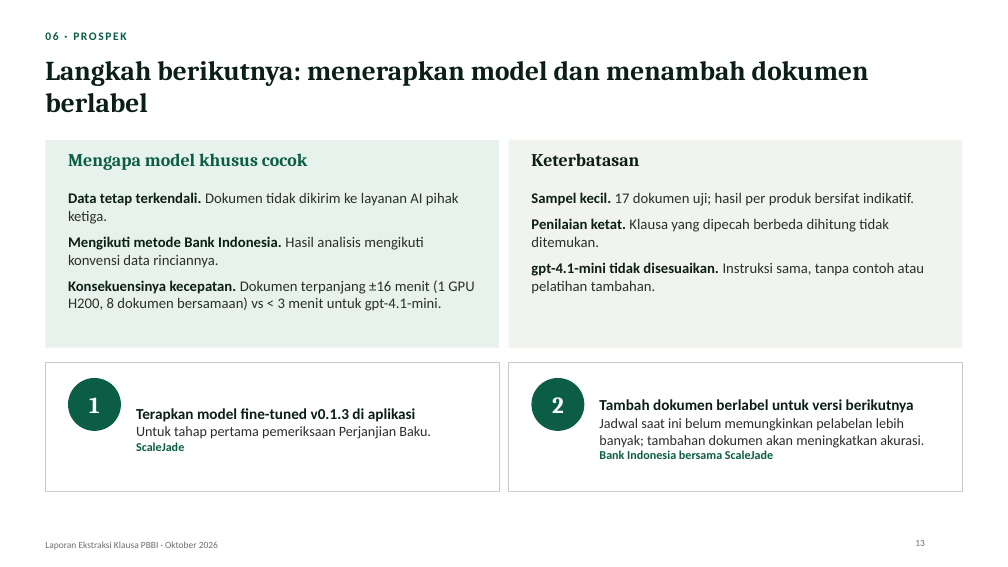
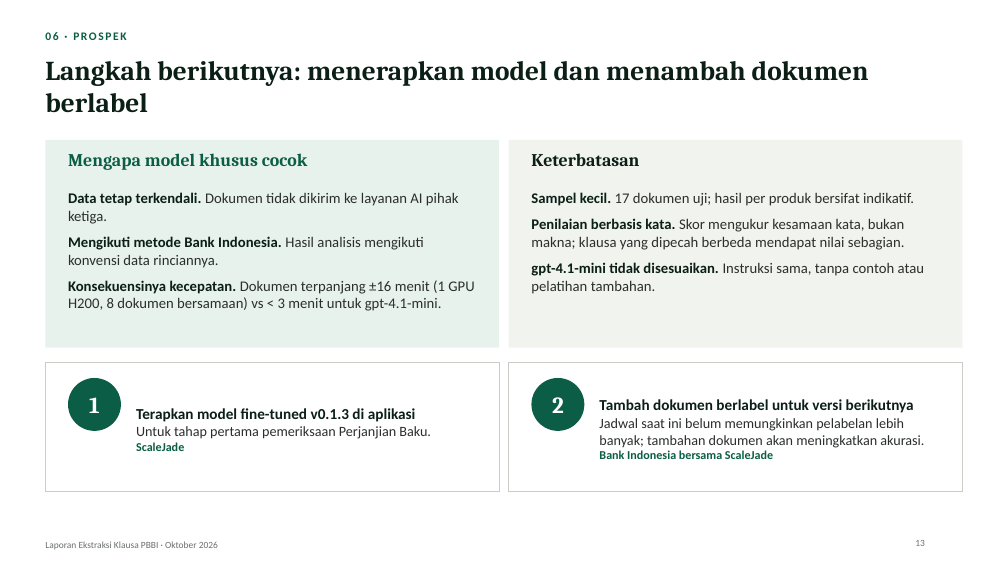
Before and after one commit to scalejade/mlops, a slide deck: slide 13 of docs/pbbi/reports/report-pbbi-extraction-id.pptx. Drawn at 1008x567 pixels with LibreOffice and Linux fonts; fonts in the diff are those of the drawing; background and template pictures are left out. Boxes give left, top, right and bottom in pixels: in the first picture for what was removed or moved away, otherwise in the second. Text is boxed around its words. In the diff, an @@ line names an element or a change of style, - is before the commit and + after.

```diff
--- a/docs/pbbi/reports/report-pbbi-extraction-id.pptx
+++ b/docs/pbbi/reports/report-pbbi-extraction-id.pptx
@@ text at box(531, 218, 905, 250): text changed @@
-Penilaian ketat. Klausa yang dipecah berbeda dihitung tidak ditemukan.
+Penilaian berbasis kata. Skor mengukur kesamaan kata, bukan makna; klausa yang dipecah berbeda mendapat nilai sebagian.
```
Also in this commit, not shown: 10 other slides changed, 2 other files.
